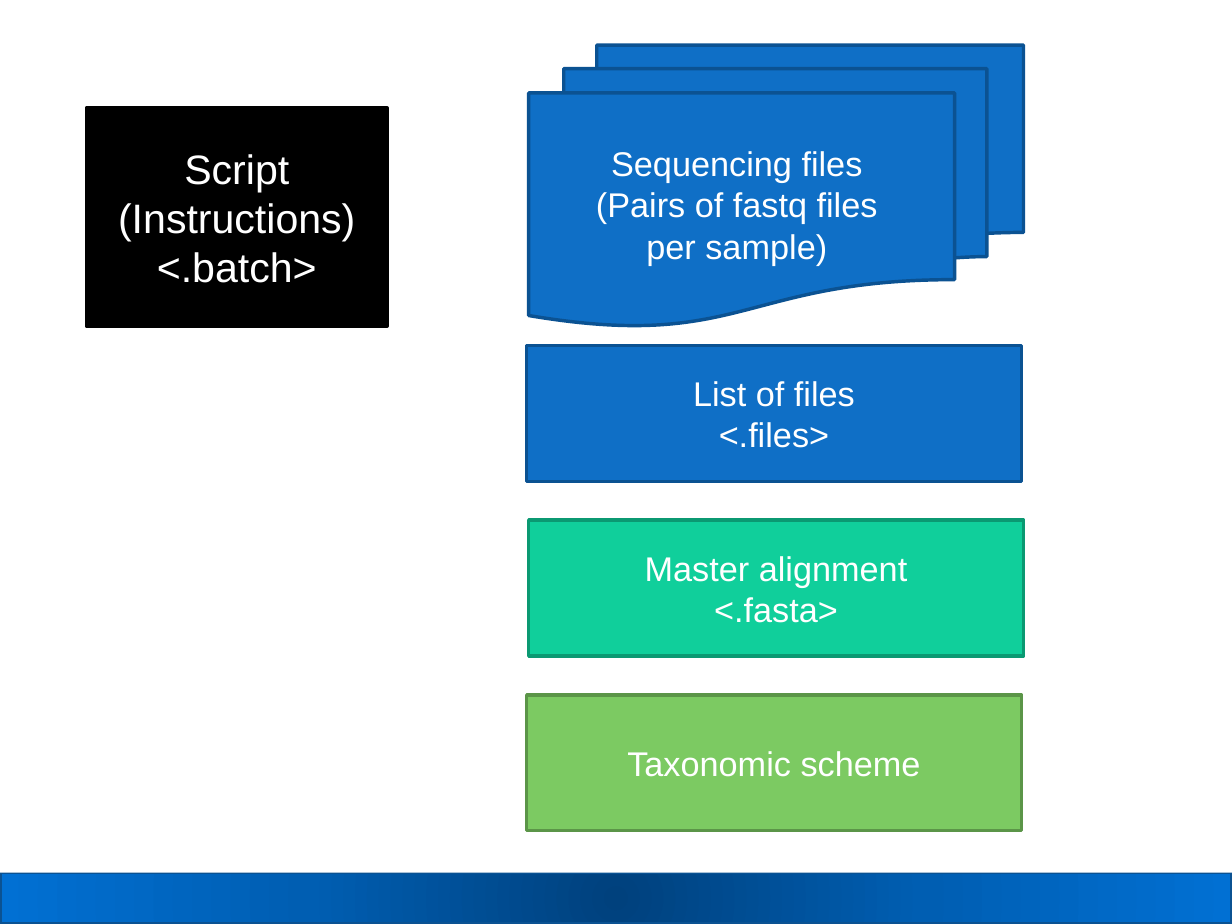
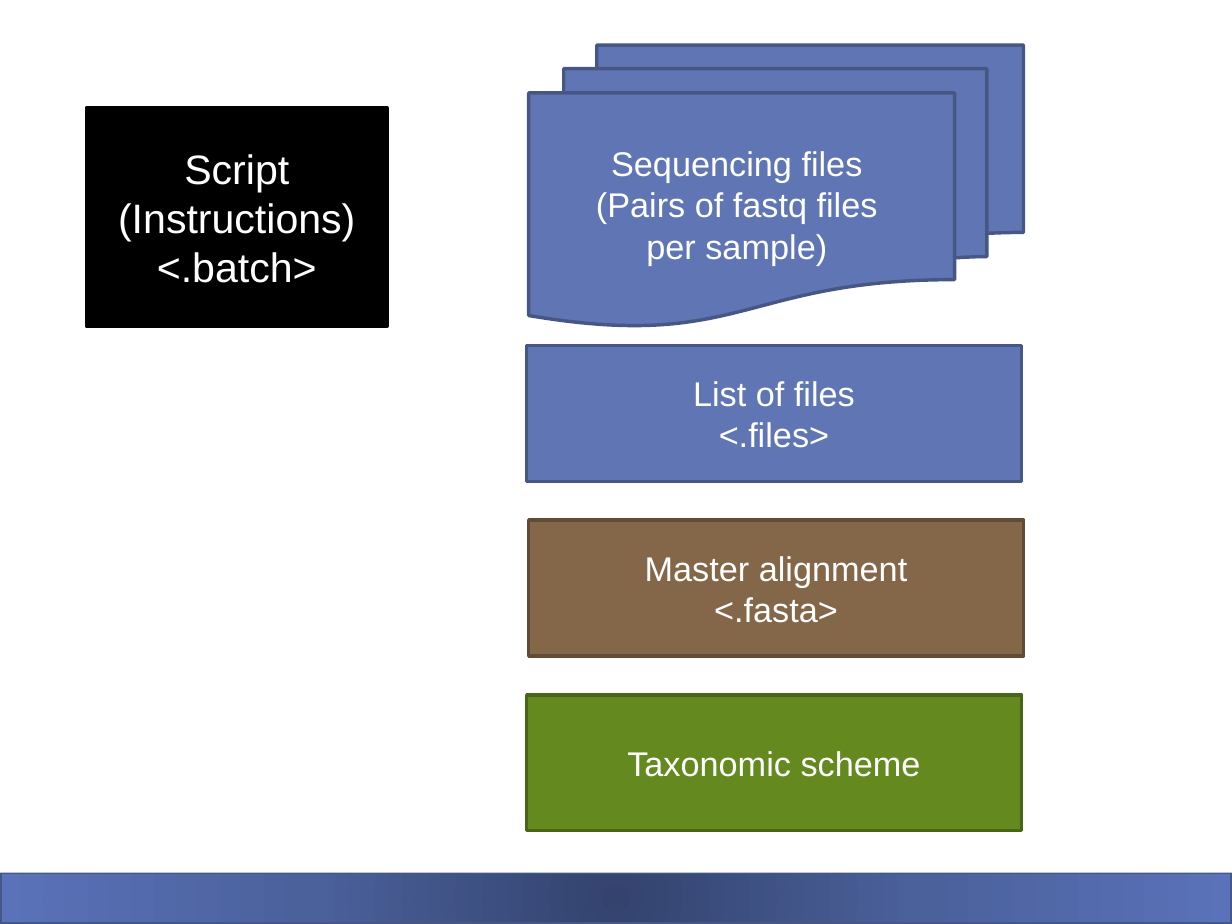
Before and after one commit to carden24/BCREGMEGD_Microbiome_sequencing_workshop_2020, a slide deck: slide 35 of Mothur_phyloseq_tutorial.pptx (slide 17 before the commit). Drawn at 1232x924 pixels with LibreOffice and Linux fonts; fonts in the diff are those of the drawing. Boxes give left, top, right and bottom in pixels: in the first picture for what was removed or moved away, otherwise in the second. Text is boxed around its words. In the diff, an @@ line names an element or a change of style, - is before the commit and + after.

```diff
--- a/Mothur_phyloseq_tutorial.pptx
+++ b/Mothur_phyloseq_tutorial.pptx
@@ rectangle at <box>0,0,1232,123</box>: fill gradient #01427D to #015EB2 to #0170D4 to gradient #35446E to #4C619D to #5A73BA; outline #0B5292 2 pt to #475785 2 pt @@
@@ flow chart multidocument "Sequencing files" at <box>529,46,1024,326</box>: fill #0F6FC6 to #6076B4; outline #0B5292 2 pt to #475785 2 pt @@
@@ rectangle "List of files" at <box>526,346,1021,482</box>: fill #0F6FC6 to #6076B4; outline #0B5292 2 pt to #475785 2 pt @@
@@ rectangle "Master alignment" at <box>529,520,1024,655</box>: fill #10CF9B to #846648; outline #0C9973 2 pt to #624B35 2 pt @@
@@ rectangle "Taxonomic scheme" at <box>526,695,1021,830</box>: fill #7CCA62 to #63891F; outline #5C9549 2 pt to #496517 2 pt @@
@@ rectangle at <box>0,872,1232,924</box>: fill gradient #01427D to #015EB2 to #0170D4 to gradient #35446E to #4C619D to #5A73BA; outline #0B5292 2 pt to #475785 2 pt @@
```
Also in this commit, not shown: 22 other slides changed, 27 slides added, 1 slide removed.
